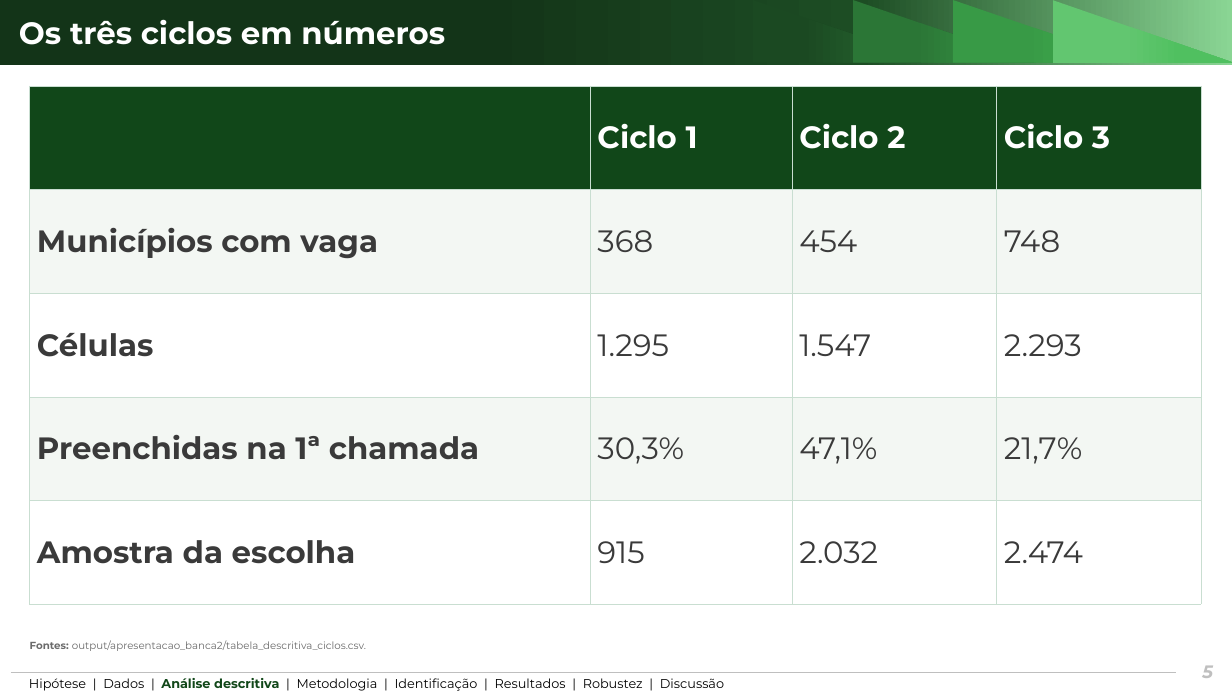
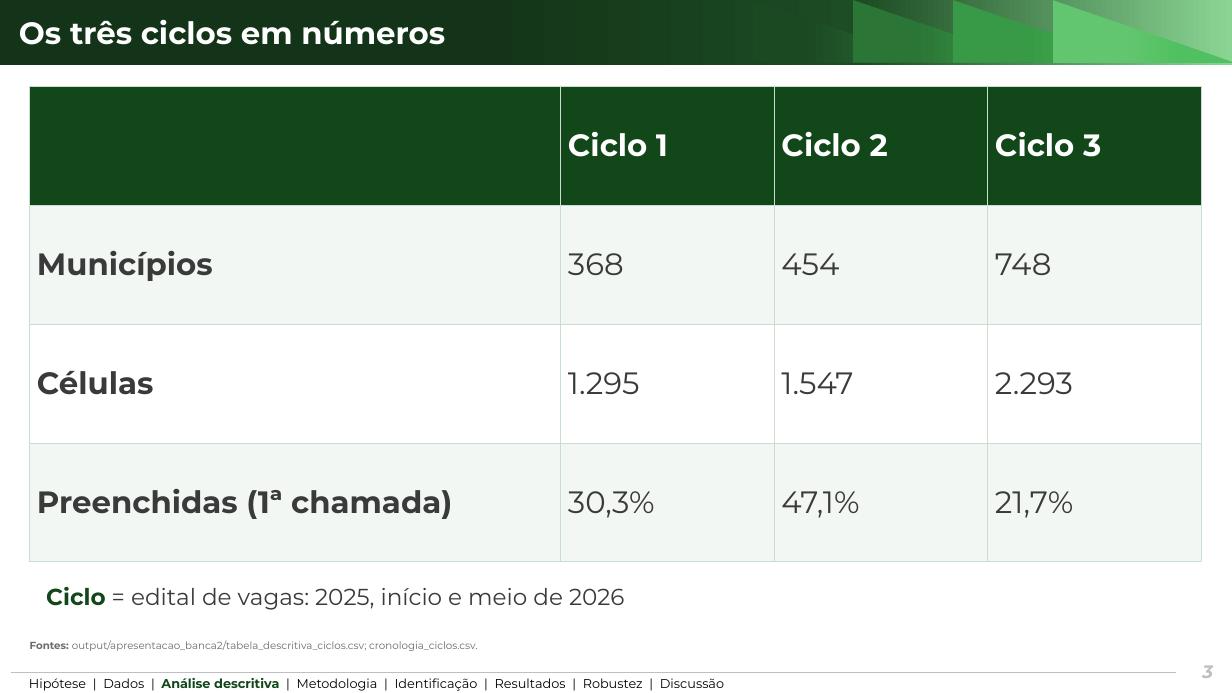
Before and after one commit to ka1victor/impact-eval-health-econ-pmme, a slide deck: slide 3 of output/apresentacao_banca2/deck_banca2_curto.pptx (slide 5 before the commit). Drawn at 1232x693 pixels with LibreOffice and Linux fonts; fonts in the diff are those of the drawing; background and template pictures are left out. Boxes give left, top, right and bottom in pixels: in the first picture for what was removed or moved away, otherwise in the second. Text is boxed around its words. In the diff, an @@ line names an element or a change of style, - is before the commit and + after.

```diff
--- a/output/apresentacao_banca2/deck_banca2_curto.pptx
+++ b/output/apresentacao_banca2/deck_banca2_curto.pptx
@@ table at (x1=30, y1=86, x2=1202, y2=562) @@
-row 2, column 1: Municípios com vaga
+row 2, column 1: Municípios
-row 4: Preenchidas na 1ª chamada | 30,3% | 47,1% | 21,7%
-row 5: Amostra da escolha | 915 | 2.032 | 2.474
+row 4: Preenchidas (1ª chamada) | 30,3% | 47,1% | 21,7%
@@ text added at (x1=46, y1=587, x2=624, y2=610), 18 pt, text #3A3A3A @@
+Ciclo = edital de vagas: 2025, início e meio de 2026
@@ text at (x1=30, y1=640, x2=477, y2=651): text changed @@
-Fontes: output/apresentacao_banca2/tabela_descritiva_ciclos.csv.
+Fontes: output/apresentacao_banca2/tabela_descritiva_ciclos.csv; cronologia_ciclos.csv.
@@ page number at (x1=1202, y1=666, x2=1213, y2=678): text changed @@
-5
+3
```
Also in this commit, not shown: 8 other slides changed, 2 slides added, 14 slides removed, 38 other files.
